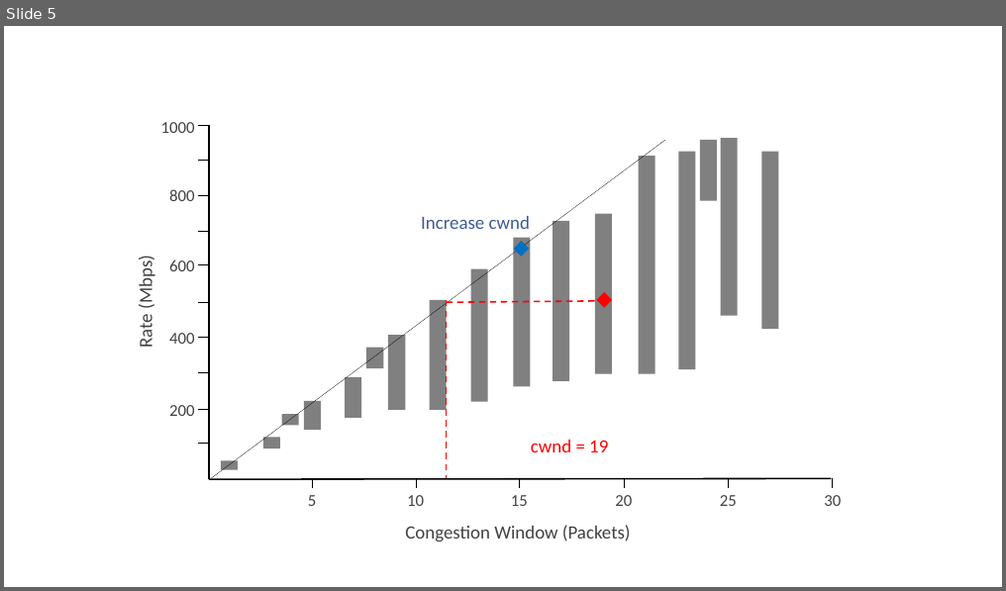
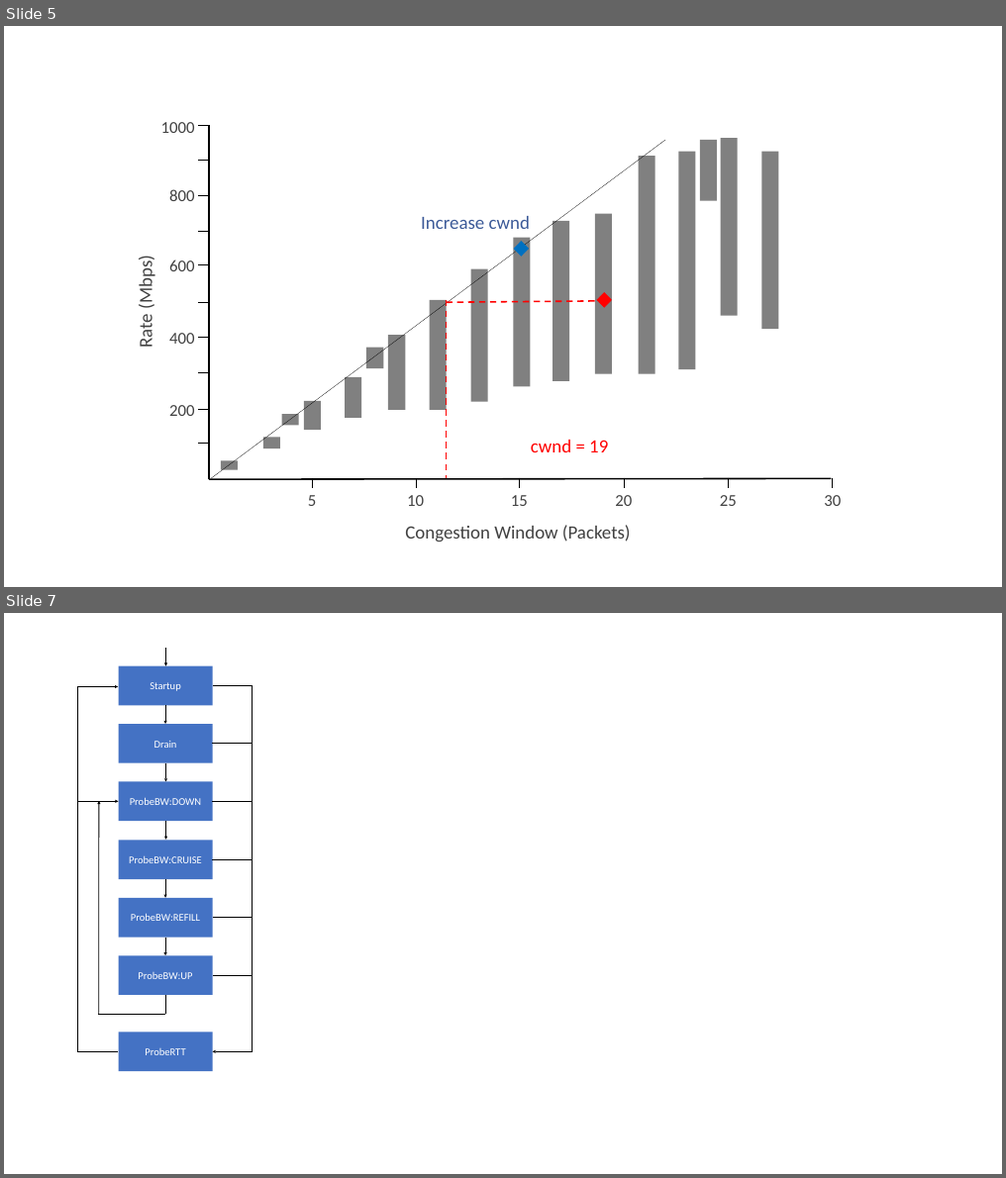
Before and after one commit to SystemsApproach/tcpcc, a slide deck: figures/Figure-sources.pptx. Shown one above the other, each under a label of ours: slide 5 before the commit, slides 5 and 7 after it; the slides between them are not shown. The pictures are 1006x591 and 1006x1178 pixels, drawn with LibreOffice and Linux fonts; fonts in the diff are those of the drawing. Boxes give left, top, right and bottom in pixels: in the first picture for what was removed or moved away, otherwise in the second. Text is boxed around its words. In the diff, an @@ line names an element or a change of style, - is before the commit and + after.

```diff
--- a/figures/Figure-sources.pptx
+++ b/figures/Figure-sources.pptx
@@ slide 7 added at (4, 613, 1002, 1174), background #FFFFFF @@
@@ rectangle added at (119, 666, 213, 705), fill #4472C4, 20 pt, text #FFFFFF @@
+Startup
@@ arrow added from (166, 648) to (166, 666), #000000 1.5 pt @@
@@ line added from (78, 686) to (78, 1052), #000000 2.25 pt @@
@@ arrow added from (78, 686) to (118, 686), #000000 1.5 pt @@
@@ line added from (252, 685) to (213, 685), #000000 1.5 pt @@
@@ line added from (252, 686) to (252, 1052), #000000 2.25 pt @@
@@ rectangle added at (119, 724, 213, 763), fill #4472C4, 20 pt, text #FFFFFF @@
+Drain
@@ arrow added from (165, 705) to (165, 724), #000000 1.5 pt @@
@@ line added from (252, 743) to (212, 743), #000000 1.5 pt @@
@@ rectangle added at (119, 781, 213, 821), fill #4472C4, 20 pt, text #FFFFFF @@
+ProbeBW:DOWN
@@ arrow added from (166, 763) to (166, 781), #000000 1.5 pt @@
@@ arrow added from (78, 801) to (119, 801), #000000 1.5 pt @@
@@ arrow added from (99, 1014) to (99, 801), #000000 1.5 pt @@
@@ line added from (252, 801) to (212, 801), #000000 1.5 pt @@
@@ rectangle added at (119, 840, 213, 879), fill #4472C4, 20 pt, text #FFFFFF @@
+ProbeBW:CRUISE
@@ arrow added from (166, 821) to (166, 840), #000000 1.5 pt @@
@@ arrow added from (165, 879) to (165, 898), #000000 1.5 pt @@
@@ line added from (252, 860) to (212, 860), #000000 1.5 pt @@
@@ rectangle added at (119, 898, 213, 938), fill #4472C4, 20 pt, text #FFFFFF @@
+ProbeBW:REFILL
@@ arrow added from (165, 938) to (165, 956), #000000 1.5 pt @@
@@ line added from (252, 918) to (213, 918), #000000 1.5 pt @@
@@ rectangle added at (119, 956, 213, 995), fill #4472C4, 20 pt, text #FFFFFF @@
+ProbeBW:UP
@@ line added from (165, 995) to (165, 1014), #000000 1.5 pt @@
@@ line added from (252, 975) to (213, 975), #000000 1.5 pt @@
@@ line added from (165, 1014) to (98, 1014), #000000 1.5 pt @@
@@ line added from (78, 1052) to (118, 1052), #000000 1.5 pt @@
@@ rectangle added at (119, 1032, 213, 1071), fill #4472C4, 20 pt, text #FFFFFF @@
+ProbeRTT
@@ arrow added from (252, 1052) to (213, 1052), #000000 1.5 pt @@
```
Also in this commit, not shown: 1 other slide added, 4 other files.
